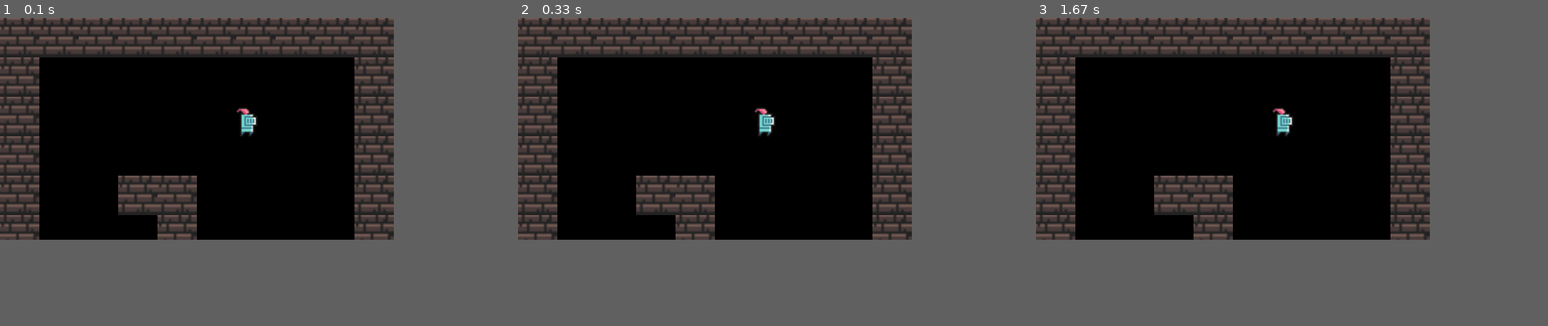
Above: before the commit, frames 1-3 (left to right).
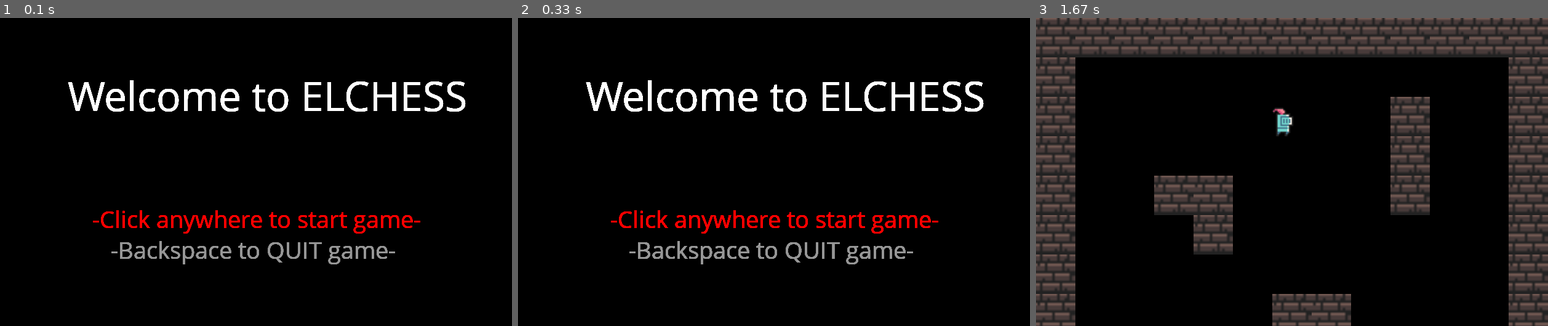
Above: after the commit, the same moments.

Repository: kobemaristela/ElChess
Game: pygame game, started from Map/rpg_game.py
Same seed, same stepped clock (60 frames per second), same inputs: the game is played once before the commit and once after it.
Inputs (mouse positions are in pixels of both pictures, inside the frame that each line leads up to):
- Up to frame 1 (0.1 s): no input
- Up to frame 2 (0.33 s): no input
- Up to frame 3 (1.67 s): click (1292, 172) at 0.38 s; tap Enter at 0.67 s
In our replay, the window is 640x360 before the commit and 832x500 after it. These sizes can differ from the game's own. Grey fills any space a smaller window leaves; there, only what the larger window draws over its background counts as a difference.

The runs differ from the first frame. In frame 1, 26% of the frame differs, in the area x 0-91%, y 0-80%; in frame 2, 26%; in frame 3, 15%.

Commit message:
Homescreen added and audio updated to loop

Diff:
--- a/Map/map_constants.py
+++ b/Map/map_constants.py
@@ -1,21 +1,23 @@
-WIDTH, HEIGHT = 640, 360
+WIDTH, HEIGHT = 832, 500
 FPS = 60
 TILE_SIZE = 64
-BLACK = (0, 0, 0)
+BLACK, WHITE = (0, 0, 0), (255, 255, 255)
+RED = (255, 0, 0)
+GRAY = (150, 150, 150)
 
 RPG_MAP = [
-['w', 'w', 'w', 'w', 'w', 'w', 'w', 'w', 'w', 'w'],
-['w', ' ', ' ', ' ', ' ', ' ', ' ', ' ', ' ', 'w'],
-['w', ' ', ' ', ' ', ' ', ' ', 'p', ' ', ' ', 'w'],
-['w', ' ', ' ', ' ', ' ', ' ', ' ', ' ', ' ', 'w'],
-['w', ' ', ' ', 'w', 'w', ' ', ' ', ' ', ' ', 'w'],
-['w', ' ', ' ', ' ', 'w', ' ', ' ', ' ', ' ', 'w'],
-['w', ' ', ' ', ' ', ' ', ' ', ' ', ' ', ' ', 'w'],
-['w', ' ', ' ', ' ', ' ', ' ', 'w', 'w', ' ', 'w'],
-['w', ' ', ' ', ' ', ' ', ' ', ' ', ' ', ' ', 'w'],
-['w', ' ', 'w', ' ', ' ', ' ', ' ', ' ', ' ', 'w'],
-['w', ' ', 'w', ' ', ' ', ' ', ' ', ' ', ' ', 'w'],
-['w', ' ', 'w', 'w', 'w', ' ', ' ', ' ', ' ', 'w'],
-['w', ' ', ' ', ' ', ' ', ' ', ' ', ' ', ' ', 'w'],
-['w', 'w', 'w', 'w', 'w', 'w', 'w', 'w', 'w', 'w']
+['w', 'w', 'w', 'w', 'w', 'w', 'w', 'w', 'w', 'w', 'w', 'w', 'w'],
+['w', ' ', ' ', ' ', ' ', ' ', ' ', ' ', ' ', ' ', ' ', ' ', 'w'],
+['w', ' ', ' ', ' ', ' ', ' ', 'p', ' ', ' ', 'w', ' ', ' ', 'w'],
+['w', ' ', ' ', ' ', ' ', ' ', ' ', ' ', ' ', 'w', ' ', ' ', 'w'],
+['w', ' ', ' ', 'w', 'w', ' ', ' ', ' ', ' ', 'w', ' ', ' ', 'w'],
+['w', ' ', ' ', ' ', 'w', ' ', ' ', ' ', ' ', ' ', ' ', ' ', 'w'],
+['w', ' ', ' ', ' ', ' ', ' ', ' ', ' ', ' ', ' ', ' ', ' ', 'w'],
+['w', ' ', ' ', ' ', ' ', ' ', 'w', 'w', ' ', ' ', ' ', ' ', 'w'],
+['w', ' ', ' ', 'w', 'w', ' ', ' ', ' ', 'w', ' ', 'w', ' ', 'w'],
+['w', ' ', 'w', 'B', 'w', ' ', ' ', ' ', ' ', ' ', ' ', ' ', 'w'],
+['w', ' ', ' ', ' ', 'w', ' ', ' ', ' ', ' ', ' ', ' ', ' ', 'w'],
+['w', ' ', 'w', 'w', 'w', ' ', ' ', ' ', ' ', 'w', ' ', ' ', 'w'],
+['w', ' ', ' ', ' ', ' ', ' ', ' ', ' ', ' ', 'w', ' ', ' ', 'w'],
+['w', 'w', 'w', 'w', 'w', 'w', 'w', 'w', 'w', 'w', 'w', 'w', 'w']
 ]
--- a/Map/map_tiles.py
+++ b/Map/map_tiles.py
@@ -29,7 +29,9 @@
                 if col == 'w':
                     Wall((x, y), [self.visible_sprites, self.obstacle_sprites])
                 elif col == 'p':
-                    Player((x, y), [self.visible_sprites])
+                    self.player = Player((x, y), [self.visible_sprites])
+                # elif col == 'B':
+                #    Boss((x, y), [self.visible_sprites])
 
     def run(self):
         self.visible_sprites.draw(self.display_screen)
--- a/Map/rpg_game.py
+++ b/Map/rpg_game.py
@@ -1,4 +1,5 @@
 import pygame, sys
+from pygame.locals import *
 from map_constants import *
 from map_tiles import Map
 
@@ -13,15 +14,43 @@
         #audio
         self.music = pygame.mixer.Sound('dungeon_music.wav')
         self.music.set_volume(0.5)
-        self.music.play()
+        self.music.play(-1)
+
+    def homescreen(self):
+        title_font = pygame.font.SysFont("inkfree", 70)
+        font = pygame.font.SysFont("inkfree", 40)
+        welcome_text = title_font.render('Welcome to ELCHESS', True, WHITE)
+        click_caption = font.render('-Click anywhere to start game-', True, RED) #cyan
+        backspace_caption = font.render('-Backspace to QUIT game-', True, GRAY) #magenta
+
+        play = True
+        while play:
+            self.screen.blit(welcome_text, (110, 80))
+            self.screen.blit(click_caption, (150, 300))
+            self.screen.blit(backspace_caption, (180, 350))
+            pygame.display.flip()
+
+            for event in pygame.event.get():
+                if event.type == KEYDOWN:
+                    if event.key == K_BACKSPACE:
+                        play = False
+                        sys.exit()
+                elif event.type == MOUSEBUTTONDOWN:
+                    play = False
+                    self.screen.fill(BLACK)
+                    pygame.display.flip()
 
     def run(self):
         # run and setup game here
-        while True:
+        running = True
+        while running:
             for event in pygame.event.get():
                 if event.type == pygame.QUIT:
                     pygame.quit()
                     sys.exit()
+                elif event.type == KEYDOWN:
+                    if event.key == K_BACKSPACE:
+                        running = False
 
             self.screen.fill(BLACK)
             self.map.run()
@@ -30,4 +59,5 @@
 
 if __name__ == "__main__":
     game = Game()
+    game.homescreen()
     game.run()
